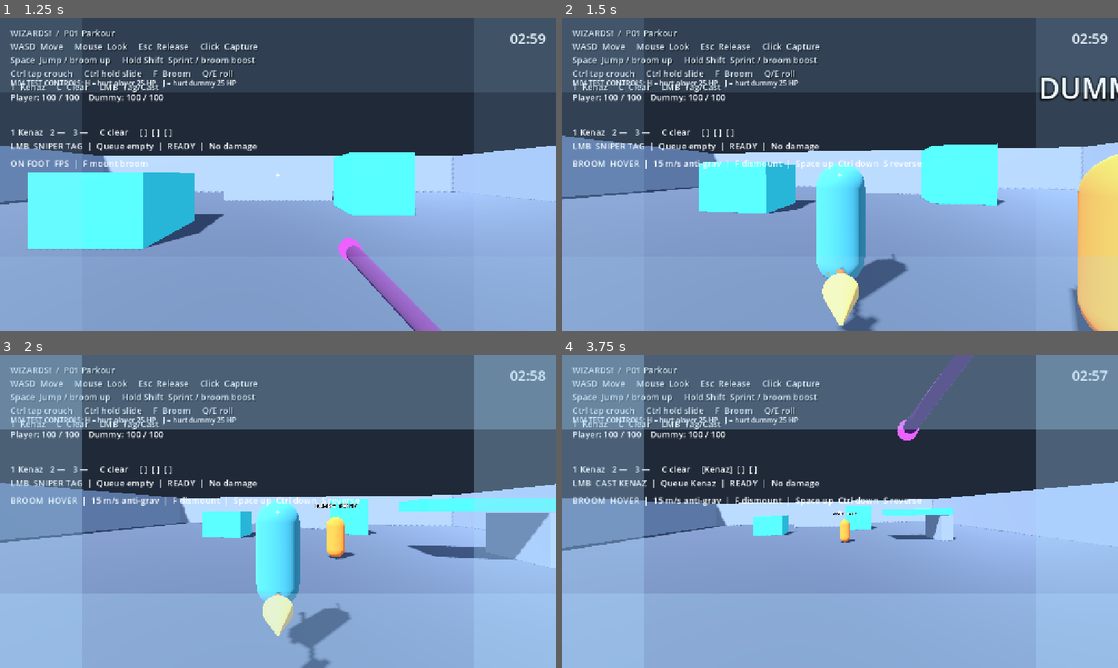
Above: before the commit, frames 1-4 (two rows, left to right).
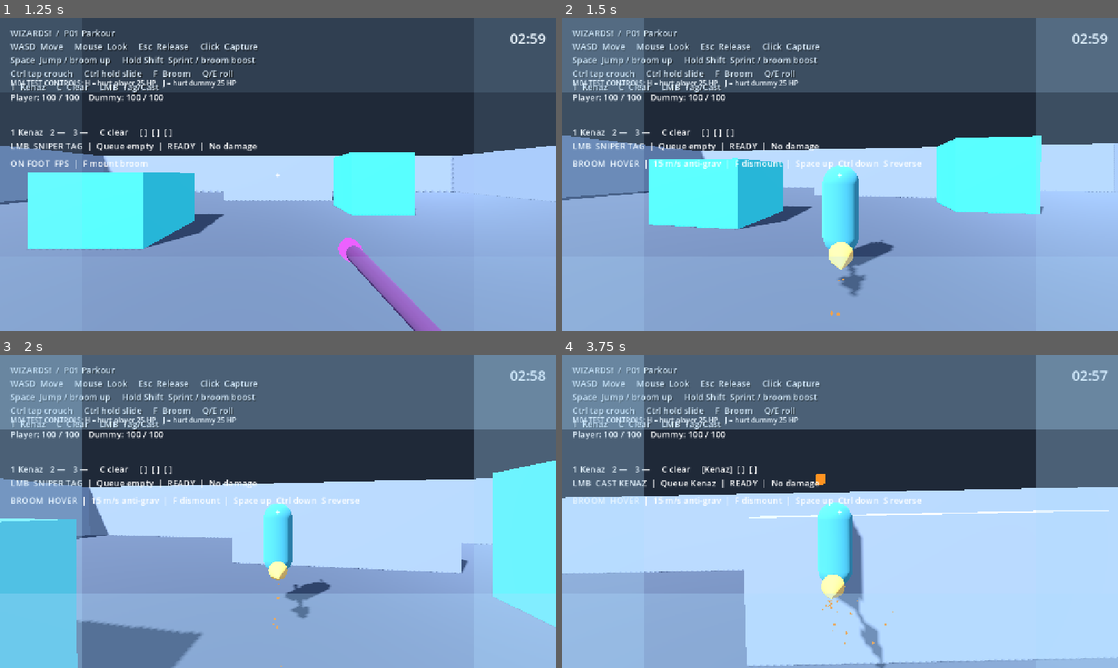
Above: after the commit, the same moments.

Repository: Addersoft/MAGICIDE-
Game: Godot game, scene res://scenes/boot/main.tscn
Two runs of this game, one before a commit and one after it. Both use one fixed random seed, a clock stepped at 60 frames per second and the inputs below.
Inputs (mouse positions are in pixels of both pictures, inside the frame that each line leads up to):
- Up to frame 1 (1.25 s): tap Enter at 0.5 s; move the mouse to (305, 174) at 0.52 s; hold W (move_forward) from 0.53 s (still down); hold Ctrl (crouch_modifier) from 0.53 s (still down); click (305, 174) at 0.67 s; tap Space (jump) at 0.77 s
- Up to frame 2 (1.5 s): keep holding W (move_forward); move the mouse to (812, 174) at 1.27 s; release Ctrl (crouch_modifier) at 1.28 s; tap F (mount_broom) at 1.35 s
- Up to frame 3 (2 s): keep holding W (move_forward); tap Space (jump) at 1.52 s
- Up to frame 4 (3.75 s): keep holding W (move_forward); move the mouse to (851, 505) at 2.02 s; tap Alt (parkour_slide) at 2.1 s; move the mouse to (834, 517) at 2.77 s; click (834, 517) at 2.85 s; tap Space (jump) at 3.02 s; move the mouse to (878, 514) at 3.52 s; hold 1 (rune_1) from 3.53 s (still down)

Frame 1 is identical in both runs. In frame 2, 16% of the frame differs, in the area x 0-100%, y 4-100%; in frame 3, 30%; in frame 4, 39%, in the area x 0-100%, y 0-100%.

Commit message:
Broom W/S direction fix; Q/E side-dodge without camera spin; sprint-jump floor gate

Diff:
--- a/scripts/broom/broom_controller.gd
+++ b/scripts/broom/broom_controller.gd
@@ -89,7 +89,8 @@
 		right = right.normalized()
 	else:
 		right = Vector3.RIGHT
-	var wish: Vector3 = (right * axis.x + forward * axis.y) * speed
+	# axis.y is negative when W is held — flip so W goes along camera forward.
+	var wish: Vector3 = (right * axis.x + forward * (-axis.y)) * speed
 	wish.y += vertical * climb_speed
 	var alpha: float = 1.0 - exp(-rate * delta)
 	var planar_cur := Vector3(current.x, 0.0, current.z)
@@ -97,7 +98,7 @@
 	if planar_wish.dot(planar_cur) < 0.0 and planar_cur.length() > 0.5:
 		alpha = 1.0 - exp(-rate * retrograde * delta)
 	var next := current.lerp(wish, alpha)
-	var pitch_drive: float = absf(forward.y * axis.y * speed)
+	var pitch_drive: float = absf(forward.y * (-axis.y) * speed)
 	if absf(vertical) < 0.01 and pitch_drive < 0.5:
 		next.y = lerpf(current.y, 0.0, 1.0 - exp(-altitude_lock * delta))
 	next.x += knock_h.x
